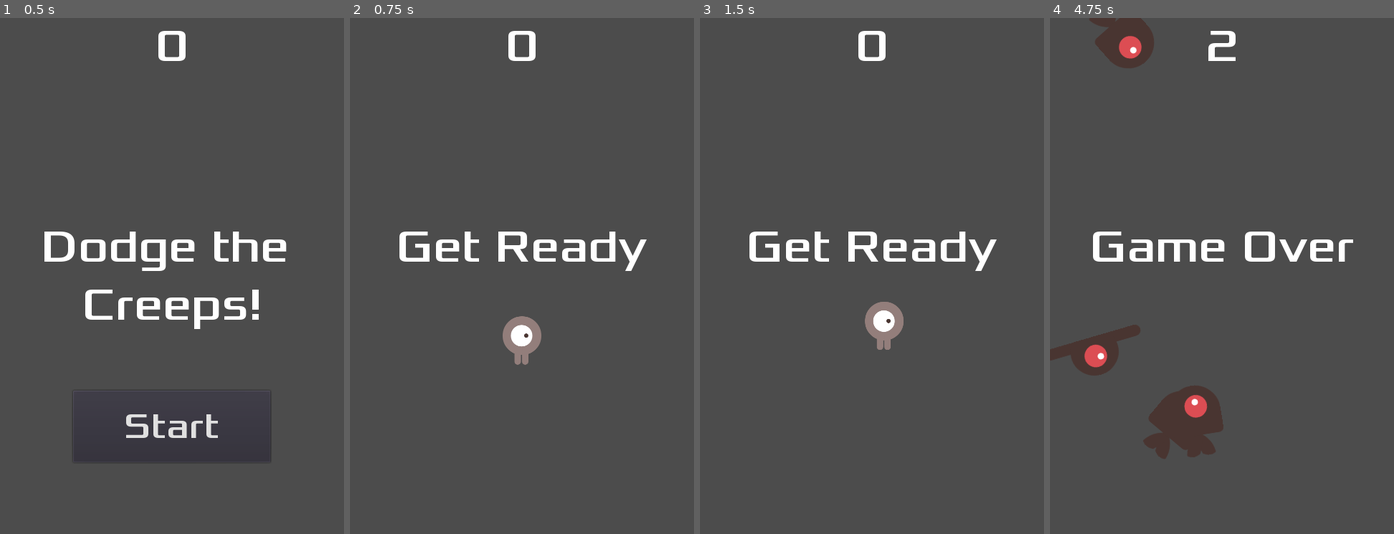
Above: before the commit, frames 1-4 (left to right).
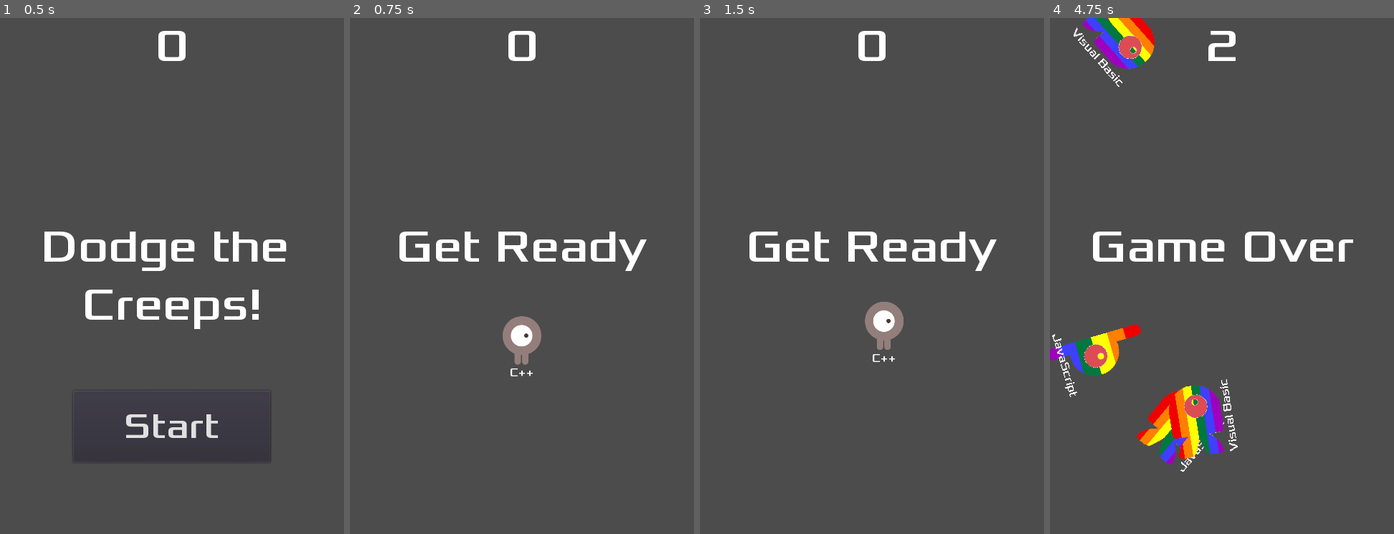
Above: after the commit, the same moments.

Repository: antonkanin/dodge_creeps
Game: Godot game, scene res://Main.tscn
The game is run twice, just before and just after one commit, with the same random seed, the same clock (stepped at 60 frames per second) and the same inputs.
Inputs (mouse positions are in pixels of both pictures, inside the frame that each line leads up to):
- Up to frame 1 (0.5 s): no input
- Up to frame 2 (0.75 s): click "Start" at 0.5 s
- Up to frame 3 (1.5 s): tap Enter at 1.25 s; move the mouse to (947, 250) at 1.27 s; hold Right (ui_right) from 1.28 s (still down); click (947, 250) at 1.42 s
- Up to frame 4 (4.75 s): move the mouse to (1153, 301) at 2.02 s; release Right (ui_right) at 2.03 s; hold Down (ui_down) 2.03-2.78 s; move the mouse to (1256, 162) at 2.77 s; hold Right (ui_right) 2.78-3.53 s; move the mouse to (1204, 379) at 3.52 s; hold Up (ui_up) 3.53-4.28 s; click (1204, 379) at 3.67 s; move the mouse to (1325, 353) at 4.27 s; hold Left (ui_left) from 4.28 s (still down)

Frame 1 is identical in both runs. In frame 2, less than 0.1% of the frame differs, in the area x 46-54%, y 67-70%; in frame 3, less than 0.1%; in frame 4, 5.1%, in the area x 0-55%, y 0-89%.

Commit message:
adding rainbow shader and imagesl; adding language labels

Diff:
--- a/Main.gd
+++ b/Main.gd
@@ -36,6 +36,7 @@
 
 	# create a mob instance and add it to the scene
 	var mob = Mob.instance()
+
 	add_child(mob)
 
 	# set the mob's direaction perpendicular to the path direction
--- a/Mob.gd
+++ b/Mob.gd
@@ -4,10 +4,13 @@
 export var max_speed = 250
 
 var mob_types = ["walk", "swim", "fly"]
+var languages = ["Python", "C#", "Java", "JavaScript", "Visual Basic",
+	"PHP", "Swift", "Objective-C", "Perl"]
 
 # Called when the node enters the scene tree for the first time.
 func _ready():
 	$AnimatedSprite.animation = mob_types[randi() % mob_types.size()]
+	$Text.text = languages[randi() % languages.size()]
 
 # Called every frame. 'delta' is the elapsed time since the previous frame.
 #func _process(delta):
--- a/Mob.tscn
+++ b/Mob.tscn
@@ -1,34 +1,61 @@
-[gd_scene load_steps=10 format=2]
+[gd_scene load_steps=15 format=2]
 
 [ext_resource path="res://Mob.gd" type="Script" id=1]
-[ext_resource path="res://art/enemyWalking_1.png" type="Texture" id=2]
-[ext_resource path="res://art/enemyWalking_2.png" type="Texture" id=3]
-[ext_resource path="res://art/enemySwimming_1.png" type="Texture" id=4]
-[ext_resource path="res://art/enemySwimming_2.png" type="Texture" id=5]
-[ext_resource path="res://art/enemyFlyingAlt_1.png" type="Texture" id=6]
-[ext_resource path="res://art/enemyFlyingAlt_2.png" type="Texture" id=7]
+[ext_resource path="res://art/LGBT_Rainbow_Flag.png" type="Texture" id=2]
+[ext_resource path="res://art/white/enemyWalking_1_white.png" type="Texture" id=3]
+[ext_resource path="res://art/white/enemyWalking_2_white.png" type="Texture" id=4]
+[ext_resource path="res://art/white/enemyFlyingAlt_1_white.png" type="Texture" id=5]
+[ext_resource path="res://art/white/enemyFlyingAlt_2_white.png" type="Texture" id=6]
+[ext_resource path="res://art/white/enemySwimming_1_white.png" type="Texture" id=7]
+[ext_resource path="res://art/white/enemySwimming_2_white.png" type="Texture" id=8]
+[ext_resource path="res://fonts/Xolonium-Regular.ttf" type="DynamicFontData" id=9]
 
-[sub_resource type="SpriteFrames" id=1]
+[sub_resource type="Shader" id=1]
+code = "shader_type canvas_item;
+
+uniform sampler2D flag;
+
+void fragment() {
+	COLOR = texture(TEXTURE, UV);
+
+	if (COLOR.r > 0.9 &&
+		COLOR.g > 0.9 &&
+		COLOR.b > 0.9 &&
+		COLOR.a > 0.1)
+	{
+		COLOR.rgb = texture(flag, UV).rgb;
+	}
+
+}"
+
+[sub_resource type="ShaderMaterial" id=2]
+shader = SubResource( 1 )
+shader_param/flag = ExtResource( 2 )
+
+[sub_resource type="SpriteFrames" id=3]
 animations = [ {
-"frames": [ ExtResource( 2 ), ExtResource( 3 ) ],
+"frames": [ ExtResource( 3 ), ExtResource( 4 ) ],
 "loop": true,
 "name": "walk",
 "speed": 4.0
 }, {
-"frames": [ ExtResource( 4 ), ExtResource( 5 ) ],
+"frames": [ ExtResource( 5 ), ExtResource( 6 ) ],
+"loop": true,
+"name": "fly",
+"speed": 3.0
+}, {
+"frames": [ ExtResource( 7 ), ExtResource( 8 ) ],
 "loop": true,
 "name": "swim",
 "speed": 4.0
-}, {
-"frames": [ ExtResource( 6 ), ExtResource( 7 ) ],
-"loop": true,
-"name": "fly",
-"speed": 3.0
 } ]
 
-[sub_resource type="CapsuleShape2D" id=2]
+[sub_resource type="CapsuleShape2D" id=4]
 radius = 35.4402
 height = 26.9408
+
+[sub_resource type="DynamicFont" id=5]
+font_data = ExtResource( 9 )
 
 [node name="Mob" type="RigidBody2D"]
 collision_mask = 0
@@ -39,15 +66,38 @@
 }
 
 [node name="AnimatedSprite" type="AnimatedSprite" parent="."]
+material = SubResource( 2 )
 scale = Vector2( 0.75, 0.75 )
-frames = SubResource( 1 )
-animation = "walk"
+frames = SubResource( 3 )
+animation = "swim"
 frame = 1
 playing = true
 
 [node name="CollisionShape2D" type="CollisionShape2D" parent="."]
+visible = false
 rotation = 1.5708
-shape = SubResource( 2 )
+shape = SubResource( 4 )
 
 [node name="Visibility" type="VisibilityNotifier2D" parent="."]
+
+[node name="Text" type="Label" parent="."]
+margin_left = -50.0
+margin_top = 36.0
+margin_right = 50.0
+margin_bottom = 55.0
+custom_fonts/font = SubResource( 5 )
+text = "Python"
+align = 1
+valign = 1
+
+[node name="Text_updown" type="Label" parent="."]
+visible = false
+margin_left = 50.0
+margin_top = -40.0
+margin_right = 150.0
+margin_bottom = -20.0
+rect_rotation = -180.0
+text = "Python"
+align = 1
+valign = 1
 [connection signal="screen_exited" from="Visibility" to="." method="_on_Visibility_screen_exited"]
--- a/Player.gd
+++ b/Player.gd
@@ -29,18 +29,6 @@
 	else:
 		velocity = Vector2()
 
-#	if Input.is_action_pressed("ui_right"):
-#		velocity.x += 1
-#
-#	if Input.is_action_pressed("ui_left"):
-#		velocity.x -= 1
-#
-#	if Input.is_action_pressed("ui_down"):
-#		velocity.y += 1
-#
-#	if Input.is_action_pressed("ui_up"):
-#		velocity.y -= 1
-
 	if velocity.length() > 0:
 		velocity = velocity.normalized() * speed;
 		$AnimatedSprite.play()
@@ -48,8 +36,6 @@
 		$AnimatedSprite.stop()
 
 	position += velocity * delta
-#	position.x = clamp(position.x, 0, screen_size.x)
-#	position.y = clamp(position.y, 0, screen_size.y)
 
 	if velocity.x != 0:
 		$AnimatedSprite.animation = "right"
--- a/Player.tscn
+++ b/Player.tscn
@@ -1,10 +1,11 @@
-[gd_scene load_steps=8 format=2]
+[gd_scene load_steps=10 format=2]
 
 [ext_resource path="res://Player.gd" type="Script" id=1]
 [ext_resource path="res://art/playerGrey_walk1.png" type="Texture" id=2]
 [ext_resource path="res://art/playerGrey_walk2.png" type="Texture" id=3]
 [ext_resource path="res://art/playerGrey_up1.png" type="Texture" id=4]
 [ext_resource path="res://art/playerGrey_up2.png" type="Texture" id=5]
+[ext_resource path="res://fonts/Xolonium-Regular.ttf" type="DynamicFontData" id=6]
 
 [sub_resource type="SpriteFrames" id=1]
 animations = [ {
@@ -23,6 +24,9 @@
 radius = 26.9156
 height = 13.9623
 
+[sub_resource type="DynamicFont" id=3]
+font_data = ExtResource( 6 )
+
 [node name="Player" type="Area2D"]
 script = ExtResource( 1 )
 __meta__ = {
@@ -36,4 +40,14 @@
 
 [node name="CollisionShape2D" type="CollisionShape2D" parent="."]
 shape = SubResource( 2 )
+
+[node name="Name" type="Label" parent="."]
+margin_left = -20.0
+margin_top = 35.0
+margin_right = 20.0
+margin_bottom = 51.0
+custom_fonts/font = SubResource( 3 )
+text = "C++"
+align = 1
+valign = 1
 [connection signal="body_entered" from="." to="." method="_on_Player_body_entered"]
Binary file added: art/LGBT_Rainbow_Flag.png
Not shown, added: art/LGBT_Rainbow_Flag.png.import
Binary file added: art/white/enemyFlyingAlt_1_white.png
Not shown, added: art/white/enemyFlyingAlt_1_white.png.import
Binary file added: art/white/enemyFlyingAlt_2_white.png
Not shown, added: art/white/enemyFlyingAlt_2_white.png.import
Binary file added: art/white/enemySwimming_1_white.png
Not shown, added: art/white/enemySwimming_1_white.png.import
Binary file added: art/white/enemySwimming_2_white.png
Not shown, added: art/white/enemySwimming_2_white.png.import
Binary file added: art/white/enemyWalking_1_white.png
Not shown, added: art/white/enemyWalking_1_white.png.import
(and 8 more such lines)
